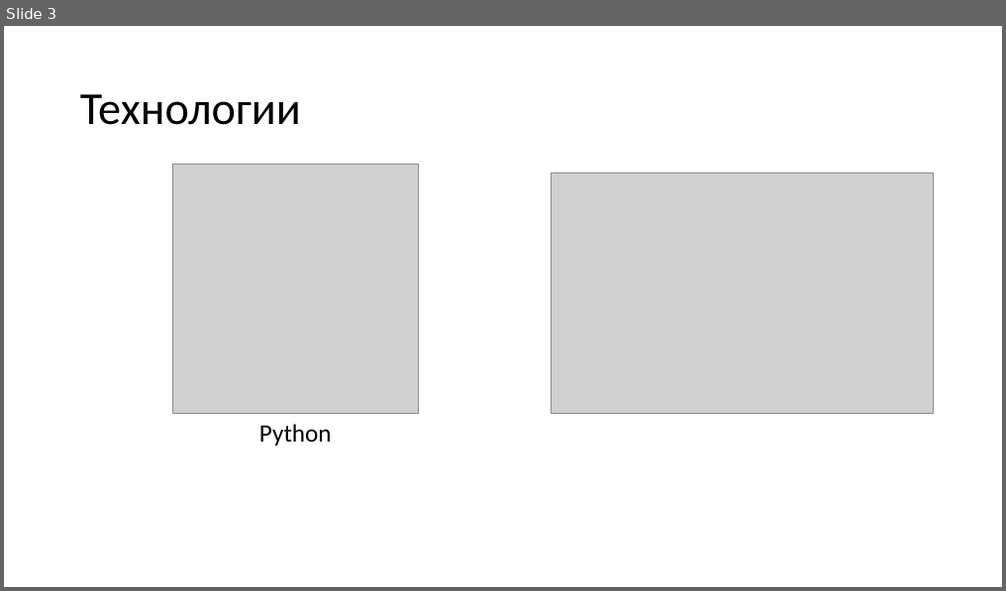
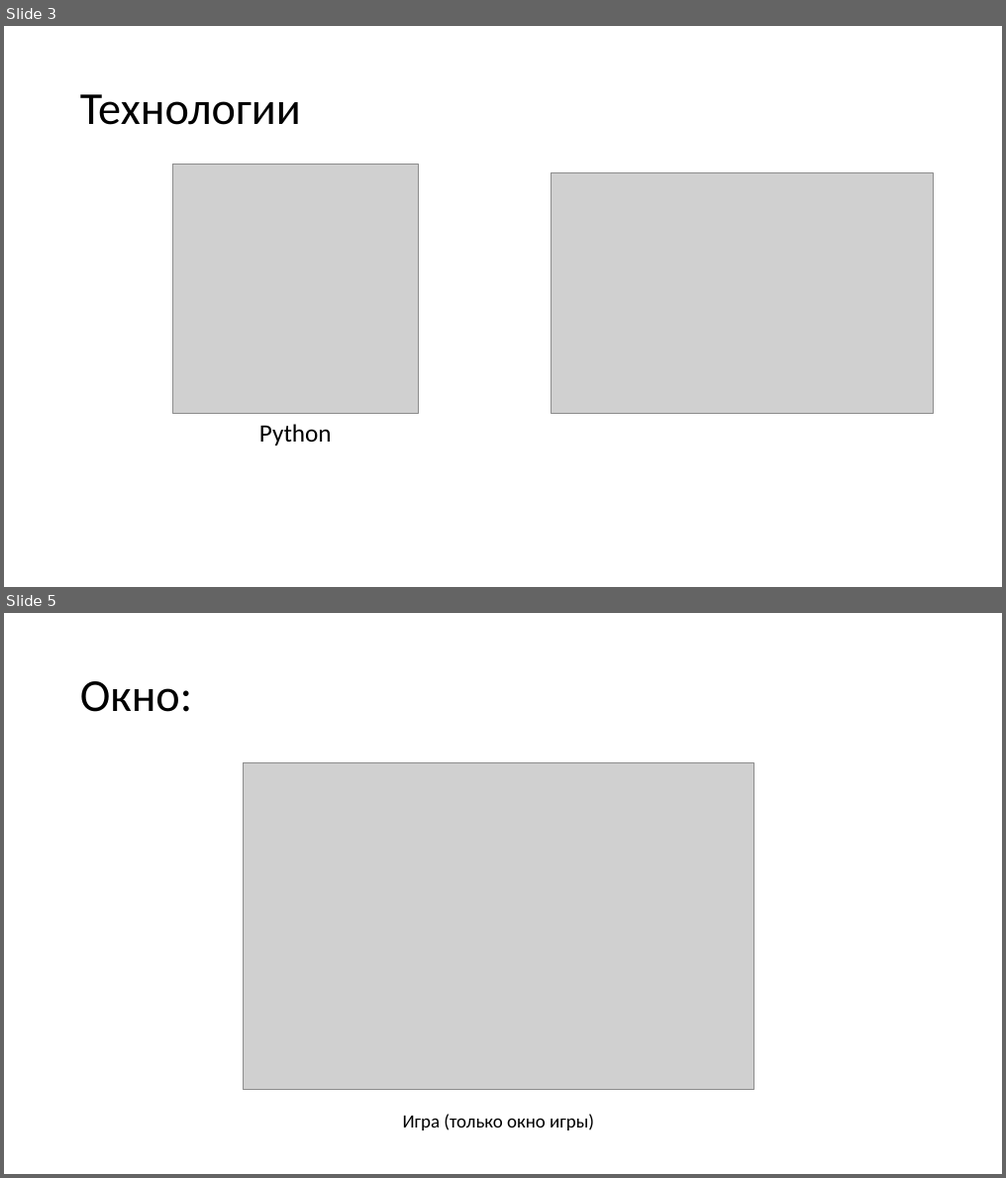
Before and after one commit to Similar3101/Forbidden-Desert-PC-Edition, a slide deck: Презентация.pptx. Shown one above the other, each under a label of ours: slide 3 before the commit, slides 3 and 5 after it; the slides between them are not shown. The pictures are 1006x591 and 1006x1178 pixels, drawn with LibreOffice and Linux fonts; fonts in the diff are those of the drawing; grey boxes stand for pictures. Boxes give left, top, right and bottom in pixels: in the first picture for what was removed or moved away, otherwise in the second. Text is boxed around its words. In the diff, an @@ line names an element or a change of style, - is before the commit and + after.

```diff
--- a/Презентация.pptx
+++ b/Презентация.pptx
@@ slide 5 added at [4,613,1002,1174], background #FFFFFF @@
@@ title added at [80,681,192,712], 44 pt, text #000000 @@
+Окно:
@@ picture added at [243,763,754,1090] @@
@@ text added at [403,1114,594,1131], 18 pt, text #000000 @@
+Игра (только окно игры)
```
Also in this commit, not shown: 2 slides changed, 1 other slide added, 1 slide removed, 39 other files.
